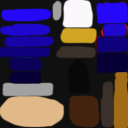
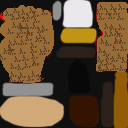
Layers edited between the first and the second 128px x 128px image:
added layer "Layer 3" above "Layer 2" over [left=0, top=2, right=128, bottom=83]
"Layer 2": blend normal → difference, painted on it over [left=0, top=0, right=128, bottom=128]
hid "Layer 0" over [left=1, top=2, right=125, bottom=127]
